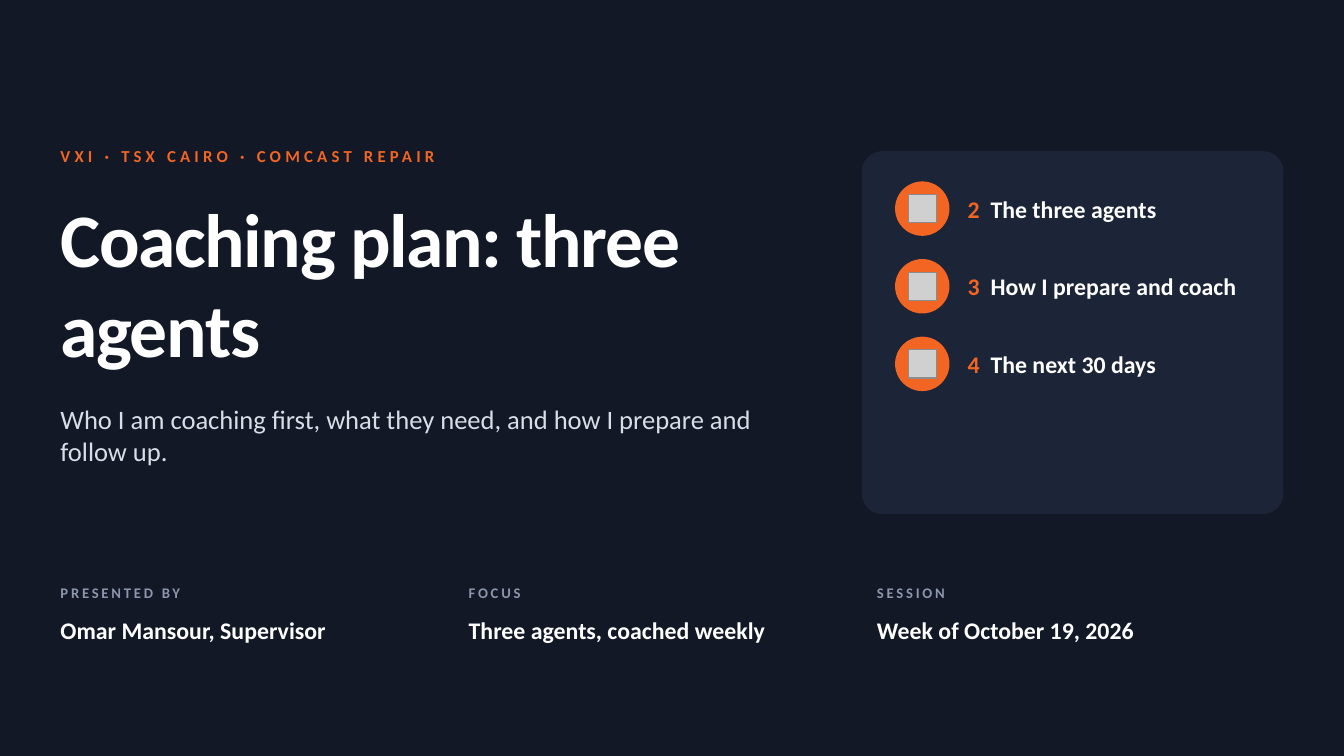
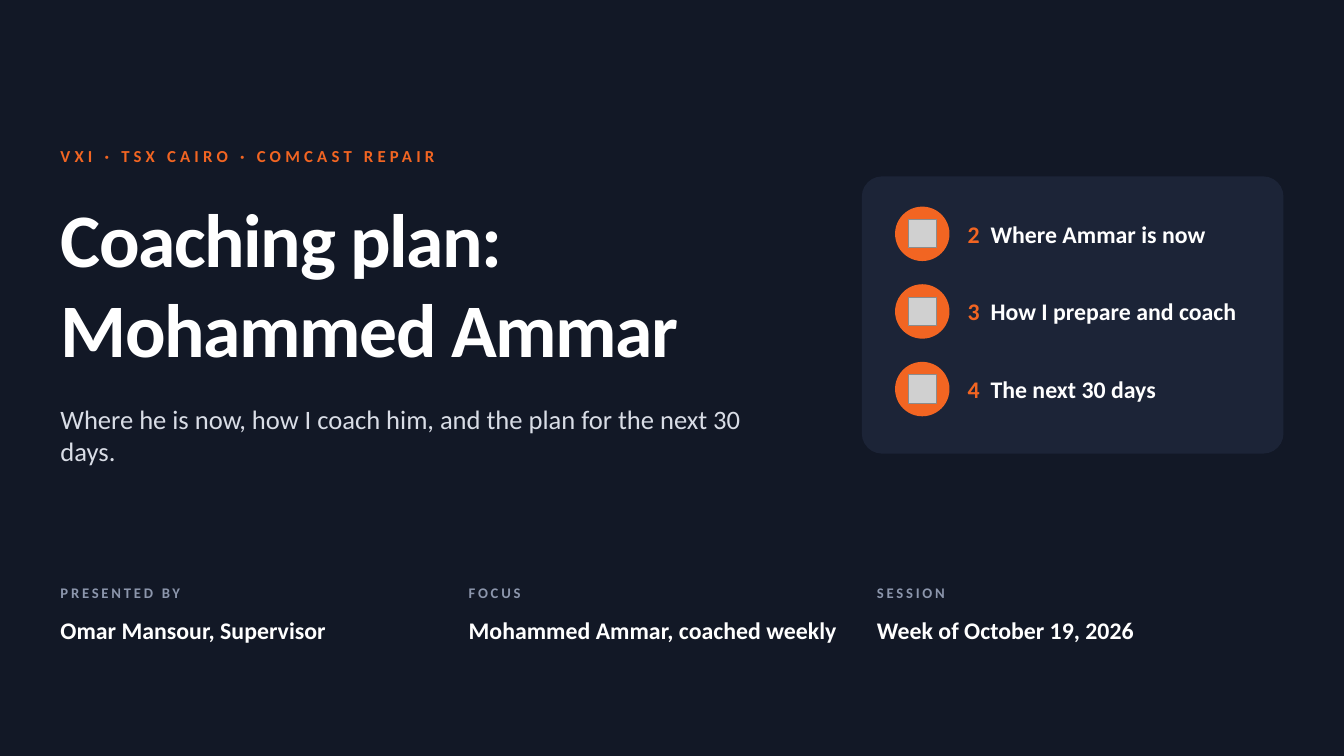
Before and after one commit to comar12/LMS, a slide deck: slide 1 of coaching-intelligence-pro/Coaching_Plan_Omar_Mansour.pptx. Drawn at 1344x756 pixels with LibreOffice and Linux fonts; fonts in the diff are those of the drawing; grey boxes stand for pictures. Boxes give left, top, right and bottom in pixels: in the first picture for what was removed or moved away, otherwise in the second. Text is boxed around its words. In the diff, an @@ line names an element or a change of style, - is before the commit and + after.

```diff
--- a/coaching-intelligence-pro/Coaching_Plan_Omar_Mansour.pptx
+++ b/coaching-intelligence-pro/Coaching_Plan_Omar_Mansour.pptx
@@ rounded rectangle: place and size @@
-rounded rectangle at bbox=[862, 151, 1284, 514]
+rounded rectangle at bbox=[862, 176, 1284, 454]
@@ rounded rectangle at bbox=[862, 176, 1284, 454]: proportions changed @@
@@ picture removed at bbox=[908, 195, 937, 223] @@
@@ text at bbox=[60, 214, 678, 358]: text changed @@
-Coaching plan: three agents
+Coaching plan: Mohammed Ammar
@@ picture added at bbox=[908, 220, 937, 248] @@
@@ text at bbox=[968, 226, 1205, 243]: text changed @@
-2 The three agents
+2 Where Ammar is now
@@ 3 ellipses, 2 pictures, 2 texts: place and size @@
-3 ellipses, 2 pictures, 2 texts at bbox=[895, 181, 1236, 391]
+3 ellipses, 2 pictures, 2 texts at bbox=[895, 207, 1236, 416]
@@ text at bbox=[60, 410, 740, 466]: text changed @@
-Who I am coaching first, what they need, and how I prepare and follow up.
+Where he is now, how I coach him, and the plan for the next 30 days.
@@ text at bbox=[469, 622, 836, 643]: text changed @@
-Three agents, coached weekly
+Mohammed Ammar, coached weekly
```
Also in this commit, not shown: 2 other slides changed, 1 slide added, 1 slide removed.
